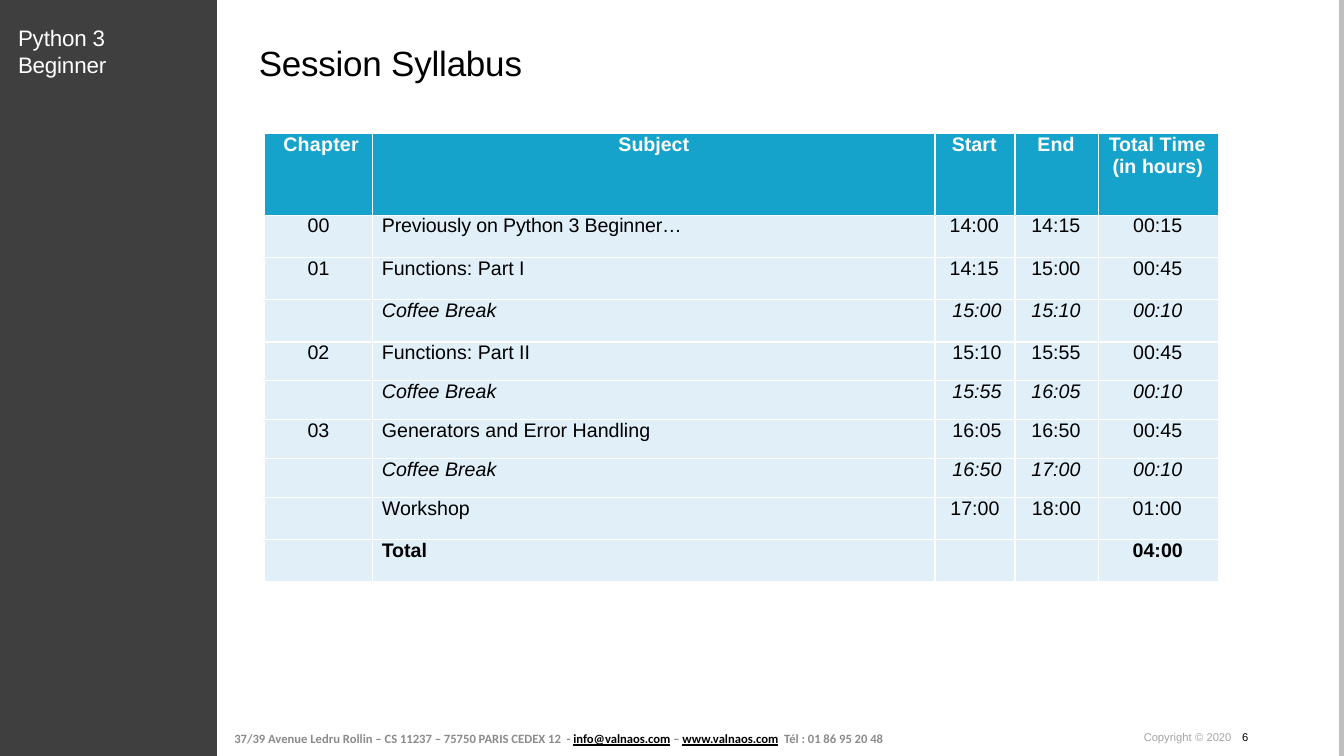
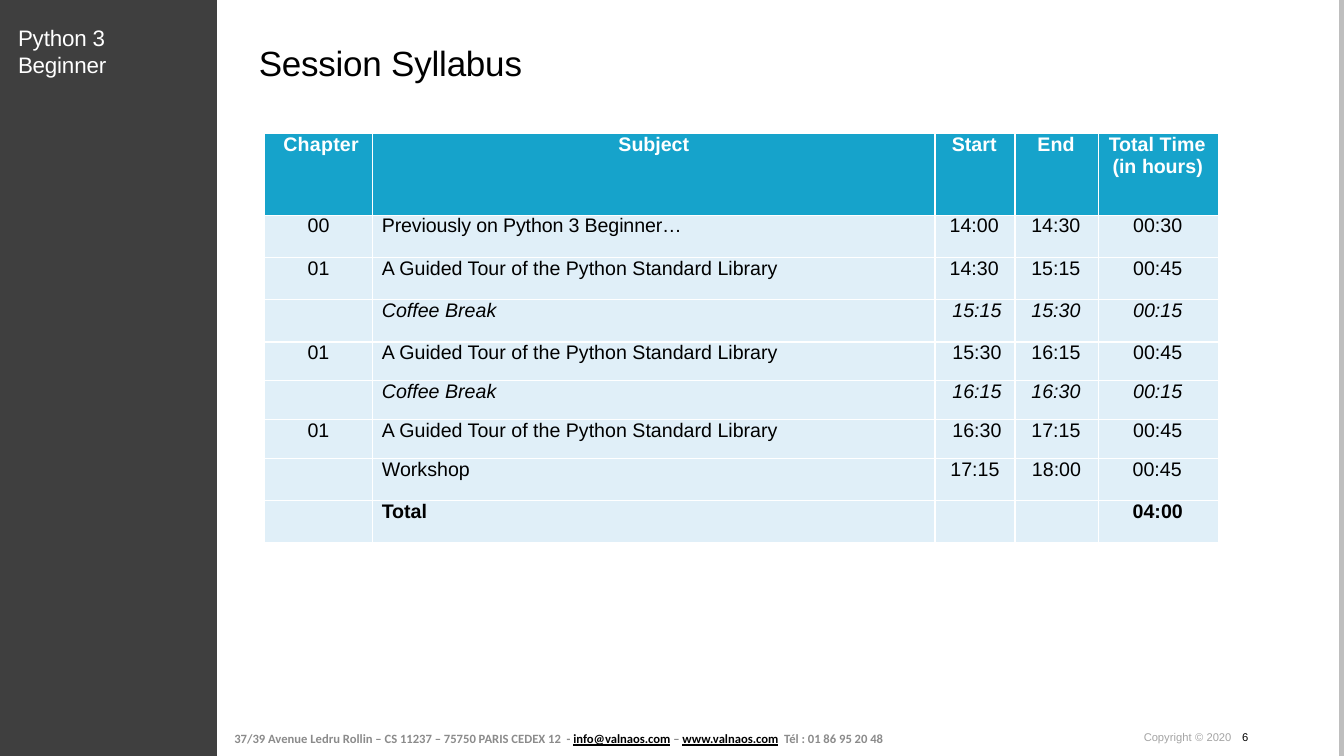
Before and after one commit to cstar-industries/python-3-beginner, a slide deck: slide 6 of 005-Python-Standard-Library/Python Standard Library - Slides.pptx. Drawn at 1344x756 pixels with LibreOffice and Linux fonts; fonts in the diff are those of the drawing; background and template pictures are left out. Boxes give left, top, right and bottom in pixels: in the first picture for what was removed or moved away, otherwise in the second. Text is boxed around its words. In the diff, an @@ line names an element or a change of style, - is before the commit and + after.

Commit message:
update slides

```diff
--- a/005-Python-Standard-Library/Python Standard Library - Slides.pptx
+++ b/005-Python-Standard-Library/Python Standard Library - Slides.pptx
@@ table at (264,134,1217,543) @@
-row 2: 00 | Previously on Python 3 Beginner… | 14:00 | 14:15 | 00:15
-row 3: 01 | Functions: Part I | 14:15 | 15:00 | 00:45
-row 4:  | Coffee Break | 15:00 | 15:10 | 00:10
-row 5: 02 | Functions: Part II | 15:10 | 15:55 | 00:45
-row 6:  | Coffee Break | 15:55 | 16:05 | 00:10
-row 7: 03 | Generators and Error Handling | 16:05 | 16:50 | 00:45
-row 8:  | Coffee Break | 16:50 | 17:00 | 00:10
-row 9:  | Workshop | 17:00 | 18:00 | 01:00
+row 2: 00 | Previously on Python 3 Beginner… | 14:00 | 14:30 | 00:30
+row 3: 01 | A Guided Tour of the Python Standard Library | 14:30 | 15:15 | 00:45
+row 4:  | Coffee Break | 15:15 | 15:30 | 00:15
+row 5: 01 | A Guided Tour of the Python Standard Library | 15:30 | 16:15 | 00:45
+row 6:  | Coffee Break | 16:15 | 16:30 | 00:15
+row 7: 01 | A Guided Tour of the Python Standard Library | 16:30 | 17:15 | 00:45
+row 8:  | Workshop | 17:15 | 18:00 | 00:45
```
Also in this commit, not shown: 3 other slides changed, 29 slides added, 1 slide removed, 1 other file.
